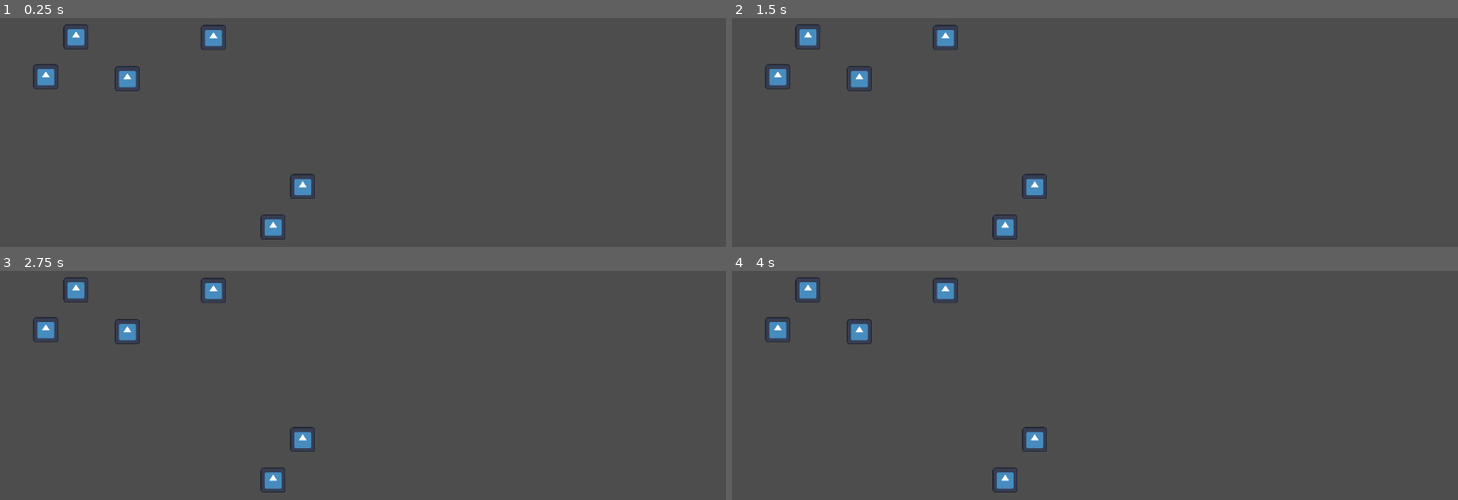
Above: before the commit, frames 1-4 (two rows, left to right).
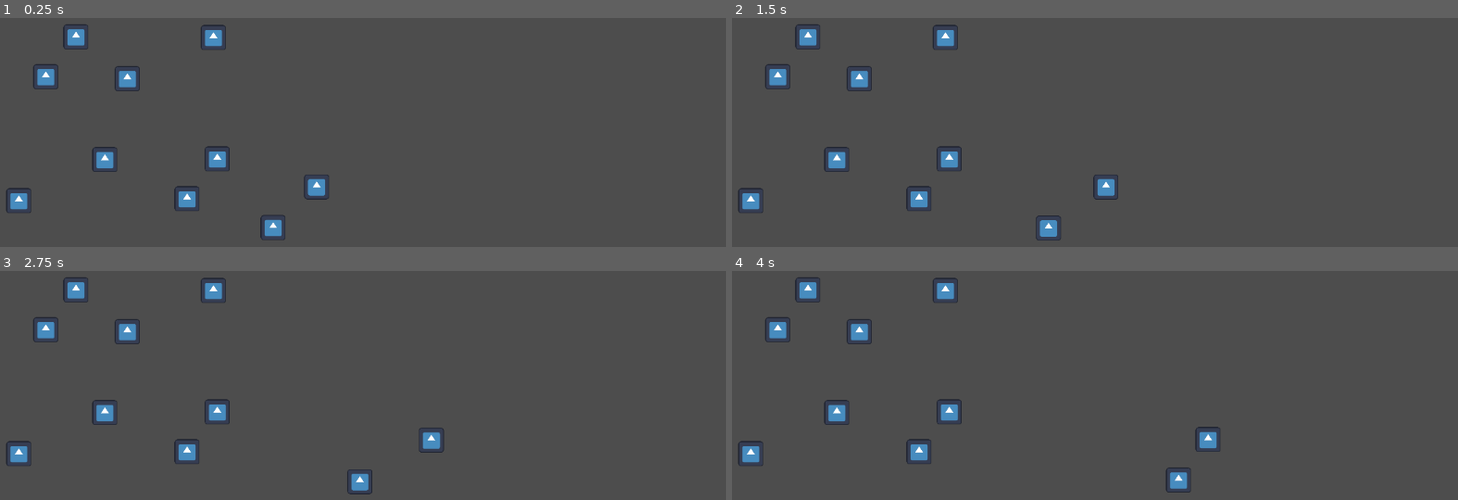
Above: after the commit, the same moments.

Repository: anthonyec/230726_godot_viscuit_like
Game: Godot game, scene res://main.tscn
The game is run twice, just before and just after one commit, with the same random seed, the same clock (stepped at 60 frames per second) and the same inputs. The engine's default icon, where the game draws it, is replaced by a stand-in: a white triangle on a blue panel in a dark square.
Inputs:
- Up to frame 1 (0.25 s): no input
- Up to frame 2 (1.5 s): no input
- Up to frame 3 (2.75 s): no input
- Up to frame 4 (4 s): no input

The runs differ from the first frame. In frame 1, 1.4% of the frame differs, in the area x 0-46%, y 55-97%; in frame 2, 1.9%; in frame 3, 1.9%; in frame 4, 1.9%, in the area x 0-68%, y 55-97%.

Commit message:
Add basic applying differences

Diff:
--- a/glasses.gd
+++ b/glasses.gd
@@ -6,8 +6,5 @@
 @onready var condition := $Condition as Lens
 @onready var outcome := $Outcome as Lens
 
-#func _ready() -> void:
-#	Difference.print_differences(get_differences())
-
 func get_differences() -> Array[Difference]:
 	return condition.compared_to(outcome)
--- a/lens.gd
+++ b/lens.gd
@@ -24,11 +24,13 @@
 			difference.position = closest_other_drawing.position - drawing.position
 			difference.scale = closest_other_drawing.scale - drawing.scale
 			difference.rotation = closest_other_drawing.rotation - drawing.rotation
+			difference.drawing = drawing
 
 			var index_to_remove = other_drawings_bucket.find(closest_other_drawing)
 			other_drawings_bucket.remove_at(index_to_remove)
 		else:
 			difference.type = Difference.Type.REMOVE
+			difference.drawing = drawing
 
 		differences.append(difference)
 
@@ -40,6 +42,7 @@
 		difference.position = drawing.position
 		difference.rotation = drawing.rotation
 		difference.scale = drawing.scale
+		difference.drawing = drawing
 
 		differences.append(difference)
 
@@ -76,22 +79,6 @@
 			return drawing
 
 	return null
-
-class MatchResult:
-	enum Error {
-		NONE,
-		NO_DRAWING_WITH_ID,
-		WRONG_DRAWING_COUNT,
-		WRONG_DRAWING_ID,
-		WRONG_MATCHED_COUNT,
-		NO_NEAREST_DRAWING
-	}
-
-	var error: Error
-	var affected_scene_drawings: Array[Drawing]
-
-	func has_error() -> bool:
-		return error != Error.NONE
 
 func matches(scene: Simulation, drawing: Drawing) -> MatchResult:
 	var result = MatchResult.new()
@@ -138,5 +125,6 @@
 
 	result.error = MatchResult.Error.NONE
 	result.affected_scene_drawings = scene_drawings_within_bounds
+	result.bounds = scene_bounds
 
 	return result
--- a/main.tscn
+++ b/main.tscn
@@ -52,8 +52,60 @@
 scale = Vector2(0.304688, 0.304688)
 texture = ExtResource("3_fofwt")
 
+[node name="Rule2" type="Node2D" parent="." groups=["rule"]]
+position = Vector2(146, 364)
+script = ExtResource("1_trvar")
+
+[node name="Condition" type="Node2D" parent="Rule2"]
+position = Vector2(-55, 0)
+script = ExtResource("2_x3nvs")
+
+[node name="Drawing3" type="Node2D" parent="Rule2/Condition" groups=["drawing"]]
+position = Vector2(-40, 0)
+script = ExtResource("5_mj80h")
+
+[node name="Icon" type="Sprite2D" parent="Rule2/Condition/Drawing3"]
+scale = Vector2(0.304688, 0.304688)
+texture = ExtResource("3_fofwt")
+
+[node name="Drawing4" type="Node2D" parent="Rule2/Condition" groups=["drawing"]]
+position = Vector2(94, -64)
+script = ExtResource("5_mj80h")
+
+[node name="Icon" type="Sprite2D" parent="Rule2/Condition/Drawing4"]
+scale = Vector2(0.304688, 0.304688)
+texture = ExtResource("3_fofwt")
+
+[node name="Outcome" type="Node2D" parent="Rule2"]
+position = Vector2(72, 0)
+script = ExtResource("2_x3nvs")
+
+[node name="Drawing" type="Node2D" parent="Rule2/Outcome" groups=["drawing"]]
+position = Vector2(95, -3)
+script = ExtResource("5_mj80h")
+
+[node name="Icon" type="Sprite2D" parent="Rule2/Outcome/Drawing"]
+scale = Vector2(0.304688, 0.304688)
+texture = ExtResource("3_fofwt")
+
+[node name="Drawing2" type="Node2D" parent="Rule2/Outcome" groups=["drawing"]]
+position = Vector2(142, -65)
+script = ExtResource("5_mj80h")
+
+[node name="Icon" type="Sprite2D" parent="Rule2/Outcome/Drawing2"]
+scale = Vector2(0.304688, 0.304688)
+texture = ExtResource("3_fofwt")
+
 [node name="Simulation" type="Node2D" parent="."]
 script = ExtResource("4_bkqbc")
+
+[node name="Drawing2" type="Node2D" parent="Simulation" groups=["drawing"]]
+position = Vector2(493, 342)
+script = ExtResource("5_mj80h")
+
+[node name="Icon" type="Sprite2D" parent="Simulation/Drawing2"]
+scale = Vector2(0.304688, 0.304688)
+texture = ExtResource("3_fofwt")
 
 [node name="Drawing" type="Node2D" parent="Simulation" groups=["drawing"]]
 position = Vector2(447, 405)
@@ -62,11 +114,3 @@
 [node name="Icon" type="Sprite2D" parent="Simulation/Drawing"]
 scale = Vector2(0.304688, 0.304688)
 texture = ExtResource("3_fofwt")
-
-[node name="Drawing2" type="Node2D" parent="Simulation" groups=["drawing"]]
-position = Vector2(493, 342)
-script = ExtResource("5_mj80h")
-
-[node name="Icon" type="Sprite2D" parent="Simulation/Drawing2"]
-scale = Vector2(0.304688, 0.304688)
-texture = ExtResource("3_fofwt")
--- /dev/null
+++ b/match_condition.gd
@@ -0,0 +1,27 @@
+class_name MatchCondition
+
+#class DrawingProxy
+#	var id: String
+#	var position: Vector2
+#	var size: Vector2
+#	var rotation: Vector2
+
+var bounds: Rect2
+var drawings: Array[Drawing]
+
+func _init(drawings: Array[Drawing]) -> void:
+	if drawings.is_empty():
+		return
+
+	bounds = Rect2(drawings[0].position, Vector2.ZERO)
+
+	for drawing in drawings:
+		bounds = bounds.merge(drawing.get_bounds())
+
+	for drawing in drawings:
+		var relative_drawing = drawing.duplicate()
+
+		relative_drawing.position = drawing.position - bounds.position
+		self.drawings.append(relative_drawing)
+
+	bounds.position = Vector2.ZERO
--- /dev/null
+++ b/match_result.gd
@@ -0,0 +1,17 @@
+class_name MatchResult
+
+enum Error {
+	NONE,
+	NO_DRAWING_WITH_ID,
+	WRONG_DRAWING_COUNT,
+	WRONG_DRAWING_ID,
+	WRONG_MATCHED_COUNT,
+	NO_NEAREST_DRAWING
+}
+
+var error: Error
+var affected_scene_drawings: Array[Drawing]
+var bounds: Rect2
+
+func has_error() -> bool:
+	return error != Error.NONE
--- a/simulation.gd
+++ b/simulation.gd
@@ -1,11 +1,13 @@
 class_name Simulation
 extends Node2D
+
+signal animations_finished
 
 const CHANGE_RATE = 0.01
 
 func _ready() -> void:
 	step()
-	pass
+	animations_finished.connect(step)
 
 func _process(_delta: float) -> void:
 #	step()
@@ -44,8 +46,69 @@
 		for rule in get_rules():
 			var result = rule.condition.matches(self, drawing)
 
-			if not result.has_error():
-				processed_scene_drawings.append_array(result.affected_scene_drawings)
-				print("MATCH")
-				# TODO: Perform difference transition.
-				break
+			if result.has_error():
+				continue
+
+			processed_scene_drawings.append_array(result.affected_scene_drawings)
+			apply_differences(result, rule)
+
+func apply_differences(result: MatchResult, rule: Rule) -> void:
+	var scene_drawings: Array[Drawing] = result.affected_scene_drawings
+
+	# TODO: Warning, this is sorting the original array.
+	scene_drawings.sort_custom(func(a: Drawing, b: Drawing):
+		return a.position.distance_squared_to(result.bounds.position) > b.position.distance_squared_to(result.bounds.position)
+	)
+
+	var rule_bounds = rule.condition.get_bounds()
+	var differences = rule.get_differences()
+
+	differences.sort_custom(func(a: Difference, b: Difference):
+		return a.drawing.position.distance_squared_to(rule_bounds.position) > b.drawing.position.distance_squared_to(rule_bounds.position)
+	)
+
+	var wait_group = WaitGroup.new()
+
+	for index in scene_drawings.size():
+		var drawing = scene_drawings[index]
+		var difference = differences[index]
+
+		match difference.type:
+			Difference.Type.PERSIST:
+				var tween = drawing.create_tween()
+
+				wait_group.bind(tween.finished)
+				tween.set_parallel(true)
+
+				tween.tween_property(
+					drawing,
+					"position",
+					drawing.position + difference.position,
+					1
+				)
+
+				tween.tween_property(
+					drawing,
+					"scale",
+					drawing.scale + difference.scale,
+					1
+				)
+
+				tween.tween_property(
+					drawing,
+					"rotation",
+					drawing.rotation + difference.rotation,
+					1
+				)
+
+			Difference.Type.REMOVE:
+				remove_child(drawing)
+
+			Difference.Type.ADD:
+				var new_drawing: Drawing = difference.drawing.duplicate() as Drawing
+				new_drawing.position = difference.position
+				new_drawing.rotation = difference.rotation
+				new_drawing.scale = difference.scale
+
+	await wait_group.finished
+	animations_finished.emit()
--- /dev/null
+++ b/wait_group.gd
@@ -0,0 +1,19 @@
+class_name WaitGroup
+extends RefCounted
+
+signal finished
+
+var count: int = 0
+
+func add() -> void:
+	count += 1
+
+func bind(signal_event: Signal) -> void:
+	add()
+	signal_event.connect(remove)
+
+func remove() -> void:
+	count = clamp(count - 1, 0, INF)
+
+	if count == 0:
+		finished.emit()
